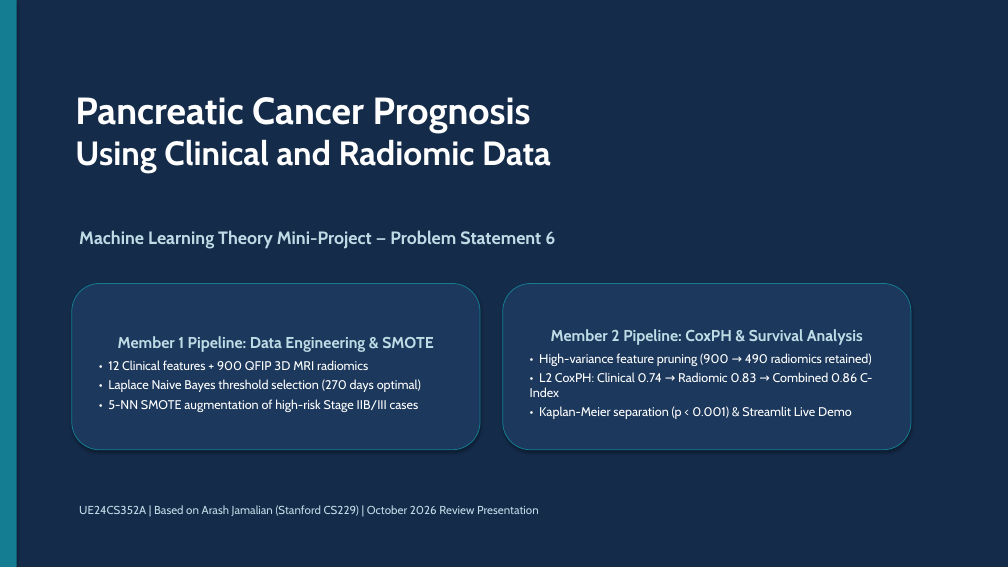
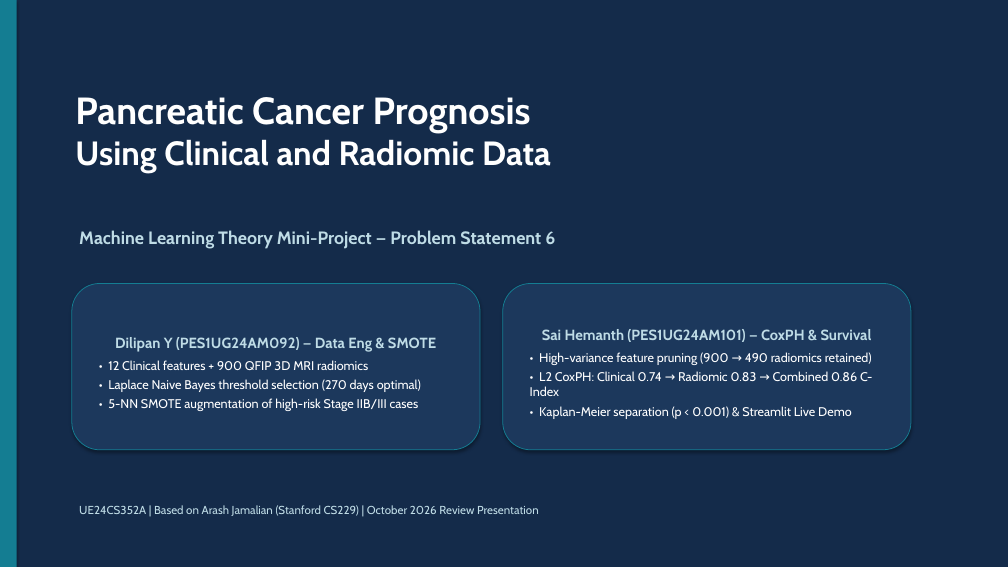
Before and after one commit to Dilipan-Y-8488/ML-Mini-Project, a slide deck: slide 1 of Mini_Project_Presentation.pptx. Drawn at 1008x567 pixels with LibreOffice and Linux fonts; fonts in the diff are those of the drawing. Boxes give left, top, right and bottom in pixels: in the first picture for what was removed or moved away, otherwise in the second. Text is boxed around its words. In the diff, an @@ line names an element or a change of style, - is before the commit and + after.

Commit message:
Update team member names: Dilipan Y (PES1UG24AM092) and Sai Hemanth (PES1UG24AM101)

```diff
--- a/Mini_Project_Presentation.pptx
+++ b/Mini_Project_Presentation.pptx
@@ text in rounded rectangle at (542,329,872,342): text changed; size 15 to 14 pt @@
-Member 2 Pipeline: CoxPH & Survival Analysis
+Sai Hemanth (PES1UG24AM101) — CoxPH & Survival
@@ text in rounded rectangle at (115,337,436,352): text changed; size 15 to 14 pt @@
-Member 1 Pipeline: Data Engineering & SMOTE
+Dilipan Y (PES1UG24AM092) — Data Eng & SMOTE
```
Also in this commit, not shown: 6 other slides changed, 10 other files.
